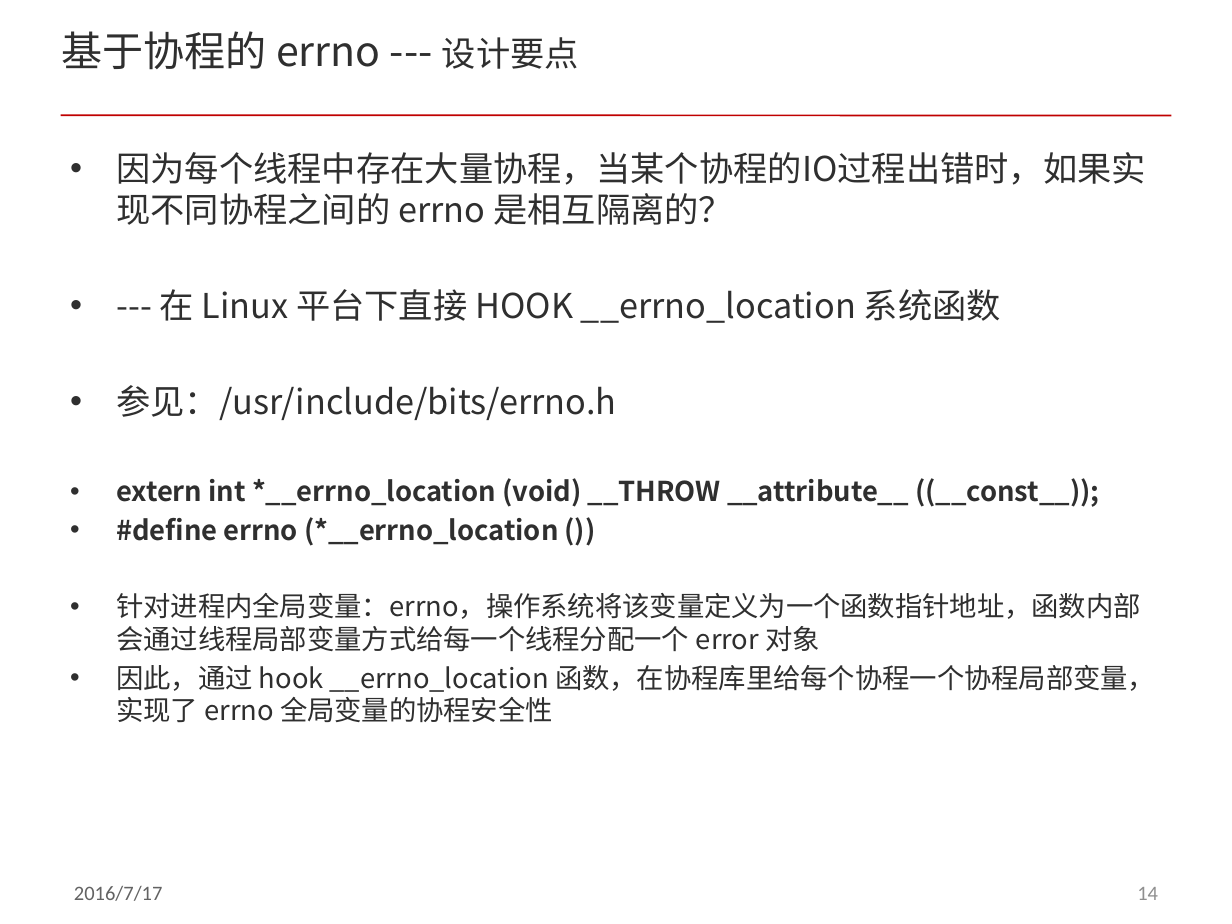
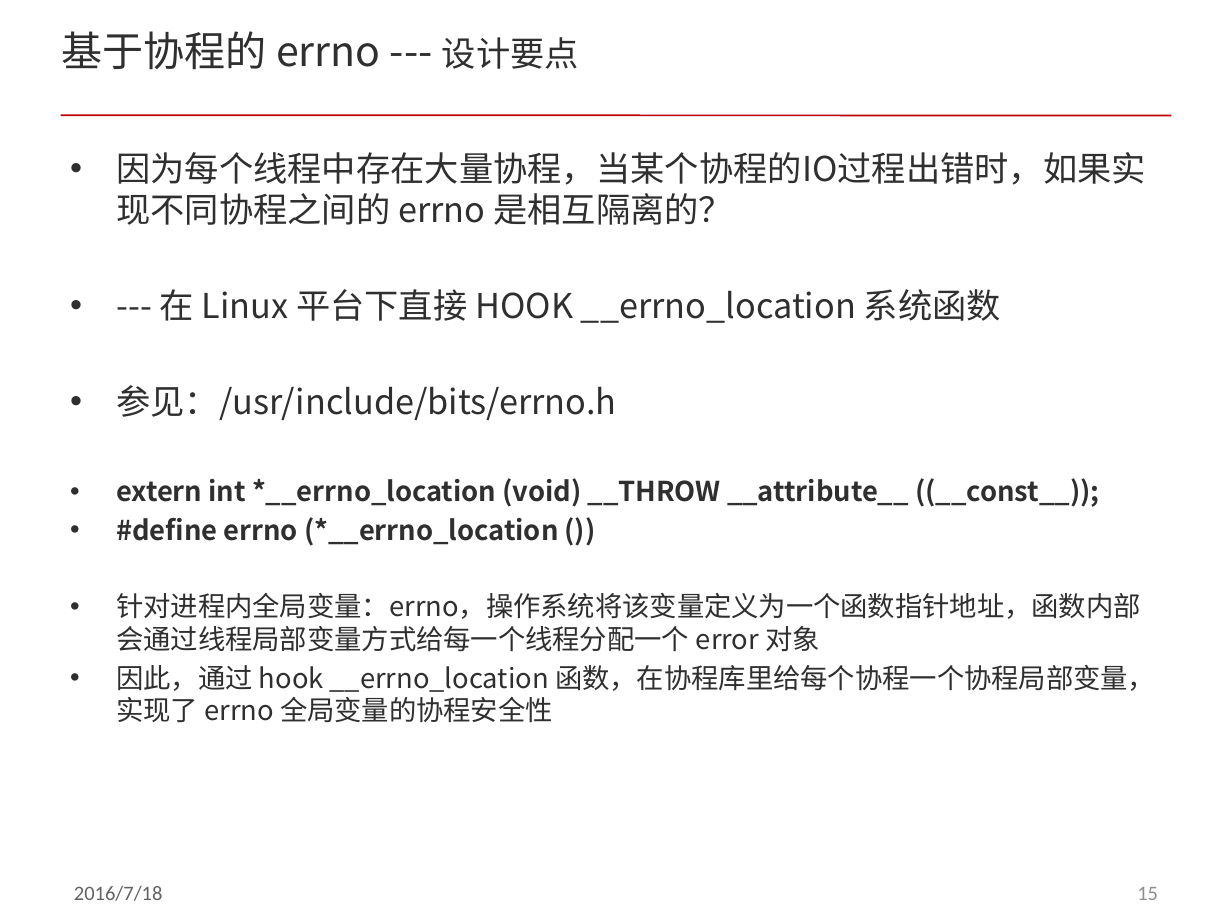
Before and after one commit to ddxflqm/acl, a slide deck: slide 15 of doc/acl_fiber.pptx (slide 14 before the commit). Drawn at 1232x924 pixels with LibreOffice and Linux fonts; fonts in the diff are those of the drawing; background and template pictures are left out. Boxes give left, top, right and bottom in pixels: in the first picture for what was removed or moved away, otherwise in the second. Text is boxed around its words. In the diff, an @@ line names an element or a change of style, - is before the commit and + after.

```diff
--- a/doc/acl_fiber.pptx
+++ b/doc/acl_fiber.pptx
@@ text at bbox=[74, 886, 163, 901]: text changed @@
-2016/7/17
+2016/7/18
@@ page number at bbox=[1137, 887, 1158, 900]: text changed @@
-14
+15
```
Also in this commit, not shown: 20 other slides changed, 4 slides added, 1 slide removed.
